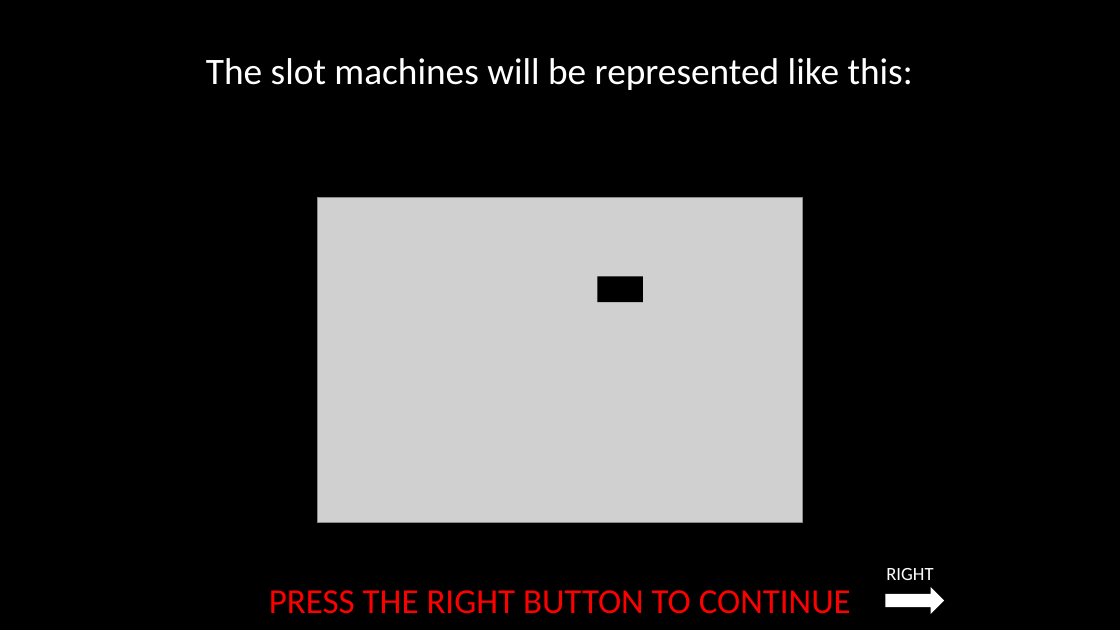
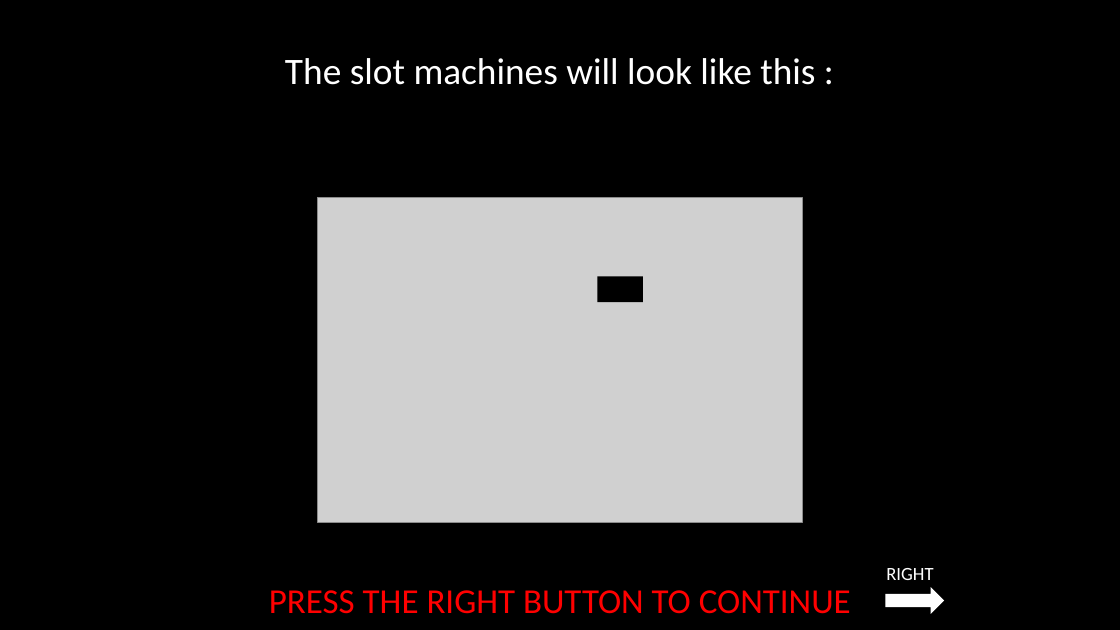
Before and after one commit to laureate-institute-for-brain-research/StimToolOnline, a slide deck: slide 3 of public/js/tasks/horizon/media/horizonInstructions_RSS.pptx. Drawn at 1120x630 pixels with LibreOffice and Linux fonts; fonts in the diff are those of the drawing; grey boxes stand for pictures. Boxes give left, top, right and bottom in pixels: in the first picture for what was removed or moved away, otherwise in the second. Text is boxed around its words. In the diff, an @@ line names an element or a change of style, - is before the commit and + after.

```diff
--- a/public/js/tasks/horizon/media/horizonInstructions_RSS.pptx
+++ b/public/js/tasks/horizon/media/horizonInstructions_RSS.pptx
@@ text at (x1=285, y1=58, x2=815, y2=85): text changed @@
-The slot machines will be represented like this:
+The slot machines will look like this :
```
Also in this commit, not shown: 10 other slides changed, 13 other files.
